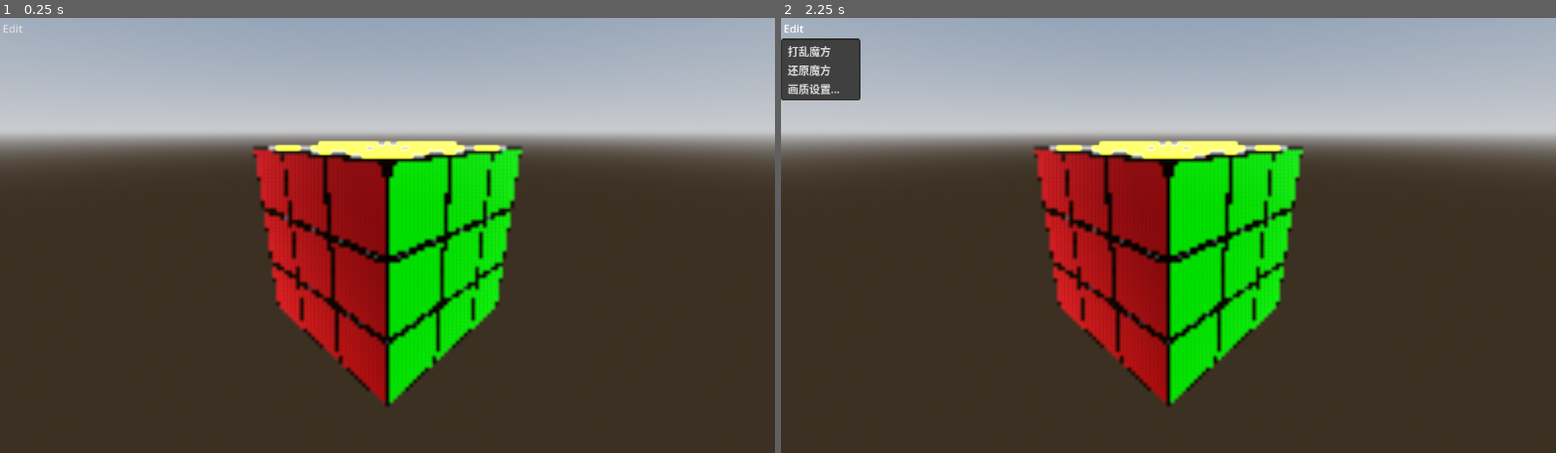
Above: before the commit, frames 1-2 (left to right).
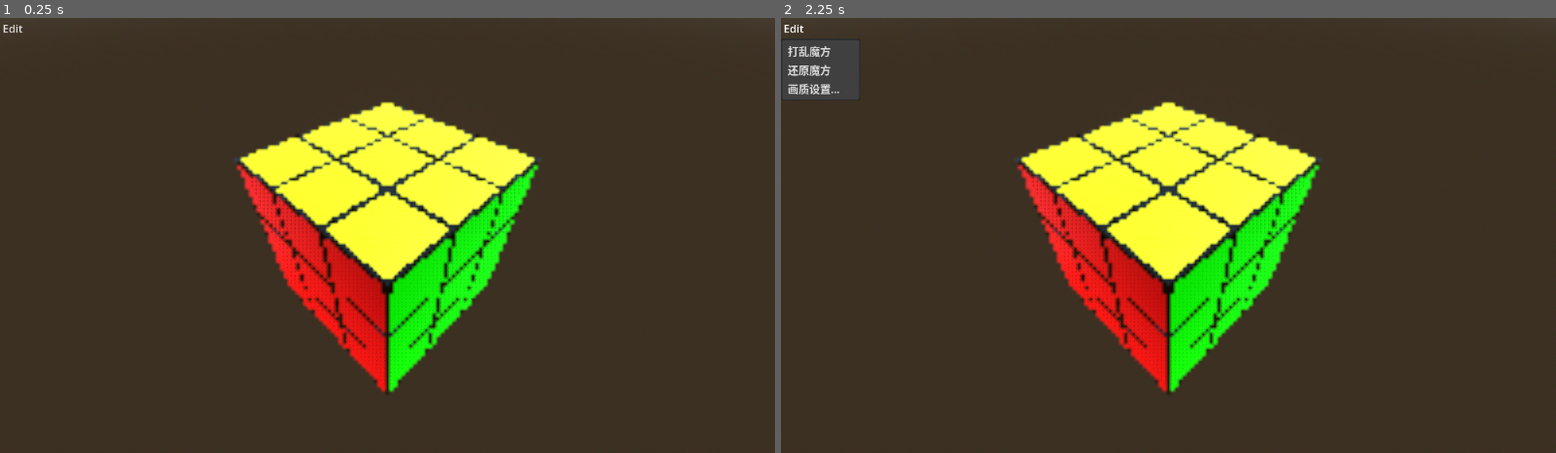
Above: after the commit, the same moments.

Repository: CuteZaiyuan2333/cube
Game: Godot game, scene res://main.tscn
Same seed, same stepped clock (60 frames per second), same inputs: the game is played once before the commit and once after it.
Inputs:
- Up to frame 1 (0.25 s): no input
- Up to frame 2 (2.25 s): click "Edit" at 0.5 s; click "Edit" at 1.25 s; click "Edit" at 2 s

The runs differ from the first frame. In frame 1, 45% of the frame differs, in the area x 0-100%, y 0-90%; in frame 2, 44%.

Commit message:
improve the looking of orange color,and set camera spring arm to -45 degrees on x axis instead of previous -20 degrees

Diff:
--- a/cube.gd
+++ b/cube.gd
@@ -72,9 +72,9 @@
 		root.scaling_3d_scale = dynamic_scale
 
 var move_map = {
-	"R": [0, [1], 1], "L": [0, [-1], -1], "U": [1, [1], 1], "D": [1, [-1], -1],
-	"F": [2, [1], 1], "B": [2, [-1], -1], "M": [0, [0], -1], "E": [1, [0], -1],
-	"S": [2, [0], 1], "X": [0, [-1, 0, 1], 1], "Y": [1, [-1, 0, 1], 1], "Z": [2, [-1, 0, 1], 1]
+	"R": [0, [1], -1], "L": [0, [-1]      ,  1], "U": [1, [1]        , -1], "D": [1, [-1]      ,  1],
+	"F": [2, [1], -1], "B": [2, [-1]      ,  1], "M": [0, [0]        ,  1], "E": [1, [0]       ,  1],
+	"S": [2, [0], -1], "X": [0, [-1, 0, 1], -1], "Y": [1, [-1, 0,  1], -1], "Z": [2, [-1, 0, 1], -1]
 }
 
 func _input(event):
--- a/main.tscn
+++ b/main.tscn
@@ -16,23 +16,23 @@
 background_mode = 2
 sky = SubResource("Sky_h2yge")
 tonemap_mode = 2
-glow_enabled = true
 ssr_enabled = true
 ssao_enabled = true
 ssil_enabled = true
+glow_enabled = true
 
-[node name="Node3D" type="Node3D"]
+[node name="Node3D" type="Node3D" unique_id=529289887]
 script = ExtResource("1_ig7tw")
 
-[node name="UI" type="CanvasLayer" parent="."]
+[node name="UI" type="CanvasLayer" parent="." unique_id=211877054]
 script = ExtResource("3_ui")
 
-[node name="MenuBar" type="MenuBar" parent="UI"]
+[node name="MenuBar" type="MenuBar" parent="UI" unique_id=355330298]
 offset_right = 1152.0
 offset_bottom = 31.0
 flat = true
 
-[node name="Edit" type="MenuButton" parent="UI/MenuBar"]
+[node name="Edit" type="MenuButton" parent="UI/MenuBar" unique_id=1807199987]
 layout_mode = 0
 offset_right = 38.0
 offset_bottom = 31.0
@@ -45,20 +45,19 @@
 popup/item_2/text = "画质设置..."
 popup/item_2/id = 2
 
-[node name="SettingsWindow" parent="UI" instance=ExtResource("4_settings")]
-visible = false
+[node name="SettingsWindow" parent="UI" unique_id=1348493053 instance=ExtResource("4_settings")]
 
-[node name="centerBall" parent="." instance=ExtResource("2_0xm2m")]
+[node name="centerBall" parent="." unique_id=333524906 instance=ExtResource("2_0xm2m")]
 
-[node name="WorldEnvironment" type="WorldEnvironment" parent="."]
+[node name="WorldEnvironment" type="WorldEnvironment" parent="." unique_id=1975511081]
 environment = SubResource("Environment_1bvp3")
 
-[node name="DirectionalLight3D" type="DirectionalLight3D" parent="."]
+[node name="DirectionalLight3D" type="DirectionalLight3D" parent="." unique_id=2012694331]
 transform = Transform3D(-0.8660254, -0.43301278, 0.25, 0, 0.49999997, 0.86602545, -0.50000006, 0.75, -0.43301266, 0, 0, 0)
 shadow_enabled = true
 
-[node name="SpringArm3D" type="SpringArm3D" parent="."]
-transform = Transform3D(0.7071067, -0.24416266, 0.6636147, 0, 0.9384929, 0.34529817, -0.7071067, -0.24416266, 0.6636147, 0, 0, 0)
+[node name="SpringArm3D" type="SpringArm3D" parent="." unique_id=1449160029]
+transform = Transform3D(0.7071067, -0.4999999, 0.49999988, 0, 0.7071067, 0.70710665, -0.7071067, -0.4999999, 0.49999988, 0, 0, 0)
 spring_length = 5.0
 
-[node name="Camera3D" type="Camera3D" parent="SpringArm3D"]
+[node name="Camera3D" type="Camera3D" parent="SpringArm3D" unique_id=2122726270]
--- a/models/block-corner.tscn
+++ /dev/null
@@ -1,8 +0,0 @@
-[gd_scene format=3 uid="uid://csiv0fff6v6yr"]
-
-[ext_resource type="PackedScene" uid="uid://c3uw6nw2qd48x" path="res://models/block.tscn" id="1_svch3"]
-
-[node name="Node3D" type="Node3D" unique_id=484555237]
-
-[node name="Node3D" parent="." unique_id=1282553187 instance=ExtResource("1_svch3")]
-transform = Transform3D(1, 0, 0, 0, 1, 0, 0, 0, 1, 1, 1, 1)
--- a/models/block-middle.tscn
+++ /dev/null
@@ -1,8 +0,0 @@
-[gd_scene format=3 uid="uid://bihx6apl4kv8g"]
-
-[ext_resource type="PackedScene" uid="uid://c3uw6nw2qd48x" path="res://models/block.tscn" id="1_aorvq"]
-
-[node name="Node3D" type="Node3D" unique_id=451901208]
-
-[node name="Node3D" parent="." unique_id=1282553187 instance=ExtResource("1_aorvq")]
-transform = Transform3D(1, 0, 0, 0, 1, 0, 0, 0, 1, 0, 1, 0)
--- a/models/block-side.tscn
+++ /dev/null
@@ -1,8 +0,0 @@
-[gd_scene format=3 uid="uid://c3r6n0kw6pxwu"]
-
-[ext_resource type="PackedScene" uid="uid://c3uw6nw2qd48x" path="res://models/block.tscn" id="1_ptujw"]
-
-[node name="Node3D" type="Node3D" unique_id=1675524893]
-
-[node name="Node3D" parent="." unique_id=1282553187 instance=ExtResource("1_ptujw")]
-transform = Transform3D(1, 0, 0, 0, 1, 0, 0, 0, 1, 1, 1, 0)
--- a/models/color.gd
+++ b/models/color.gd
@@ -1,38 +1,32 @@
 extends Node3D
 var surface         = preload("res://models/surface.tscn")
-
 var positionVectors = [
-						[Vector3(0,  -0.5 , 0), Vector3(0, 0, 0), Vector3(0,  0.5 , 0)],
-						[Vector3(-0.5,  0,  0  ), Vector3(0, 0, 0), Vector3(0.5  , 0, 0)],
-						[Vector3(0,  0  ,  -0.5), Vector3(0, 0, 0), Vector3( 0,  0  , 0.5)],
-
-					]
+						[Vector3( 0  , -0.5,  0  ), Vector3(0, 0, 0), Vector3(0  , 0.5, 0  )],
+						[Vector3(-0.5,  0  ,  0  ), Vector3(0, 0, 0), Vector3(0.5, 0  , 0  )],
+						[Vector3( 0  ,  0  , -0.5), Vector3(0, 0, 0), Vector3(0  , 0  , 0.5)],
+						]
 var rotationVectors = [
 						[
-						Vector3(deg_to_rad(0  ), deg_to_rad(0  ), deg_to_rad(180  )),
-						Vector3(deg_to_rad(0  ), deg_to_rad(0  ), deg_to_rad(0  )),
-						Vector3(deg_to_rad(0), deg_to_rad(0  ), deg_to_rad(0  ))
+						Vector3(deg_to_rad(0), deg_to_rad(0), deg_to_rad(180)),
+						Vector3(deg_to_rad(0), deg_to_rad(0), deg_to_rad(0  )),
+						Vector3(deg_to_rad(0), deg_to_rad(0), deg_to_rad(0  ))
 						],
-
 						[
-						Vector3(deg_to_rad(0 ), deg_to_rad(0  ), deg_to_rad(90  )),
-						Vector3(deg_to_rad(0  ), deg_to_rad(0  ), deg_to_rad(0  )),
-						Vector3(deg_to_rad(0  ), deg_to_rad(0  ), deg_to_rad(270))
+						Vector3(deg_to_rad(0), deg_to_rad(0), deg_to_rad(90 )),
+						Vector3(deg_to_rad(0), deg_to_rad(0), deg_to_rad(0  )),
+						Vector3(deg_to_rad(0), deg_to_rad(0), deg_to_rad(270))
 						],
-
 						[
-						Vector3(deg_to_rad(270), deg_to_rad(0  ), deg_to_rad(0  )),
-						Vector3(deg_to_rad(0  ), deg_to_rad(0  ), deg_to_rad(0  )),
-						Vector3(deg_to_rad(90  ), deg_to_rad(0  ), deg_to_rad(0 ))
+						Vector3(deg_to_rad(270), deg_to_rad(0), deg_to_rad(0)),
+						Vector3(deg_to_rad(0  ), deg_to_rad(0), deg_to_rad(0)),
+						Vector3(deg_to_rad(90 ), deg_to_rad(0), deg_to_rad(0))
 						]
 					]
-
-var colorTable = [
-	[Color(1.0, 1.0, 1.0, 1.0), Color(1.0, 1.0, 1.0, 0.0), Color(1.0, 1.0, 0.0, 1.0)],
-	[Color(0.0, 0.0, 1.0, 1.0), Color(1.0, 1.0, 1.0, 0.0), Color(0.0, 1.0, 0.0, 1.0)],
-	[Color(1.0, 0.304, 0.0, 1.0), Color(1.0, 1.0, 1.0, 0.0), Color(1.0, 0.0, 0.0, 1.0)]
-]
-
+var colorTable      = [
+						[Color(1.0, 1.0, 1.0, 1.0), Color(1.0, 1.0, 1.0, 0.0), Color(1.0, 1.0, 0.0, 1.0)],
+						[Color(0.0, 0.0, 1.0, 1.0), Color(1.0, 1.0, 1.0, 0.0), Color(0.0, 1.0, 0.0, 1.0)],
+						[Color(1.0, 0.5, 0.0, 1.0), Color(1.0, 1.0, 1.0, 0.0), Color(1.0, 0.0, 0.0, 1.0)]
+						]
 func start_up(index) -> void:
 	for i in range(0, 3):
 		var instance = surface.instantiate()
@@ -41,11 +35,3 @@
 		instance.rotation = rotationVectors[i][index[i]]
 		instance.color    = colorTable     [i][index[i]]
 		instance.set_color()
-	#if index[0] == 1:
-		#for i in range(0, 3):
-			#var instance = surface.instantiate()
-			#add_child(instance)
-			#instance.position = positionVectors[i][index[i]]
-			#instance.rotation = rotationVectors[i][index[i]]
-			#instance.color    = colorTable     [i][index[i]]
-			#instance.set_color()
Not shown: 1 places in main.tscn that only renumber resources
Not shown, changed: cube.dmg
Not shown, changed: cube.exe
